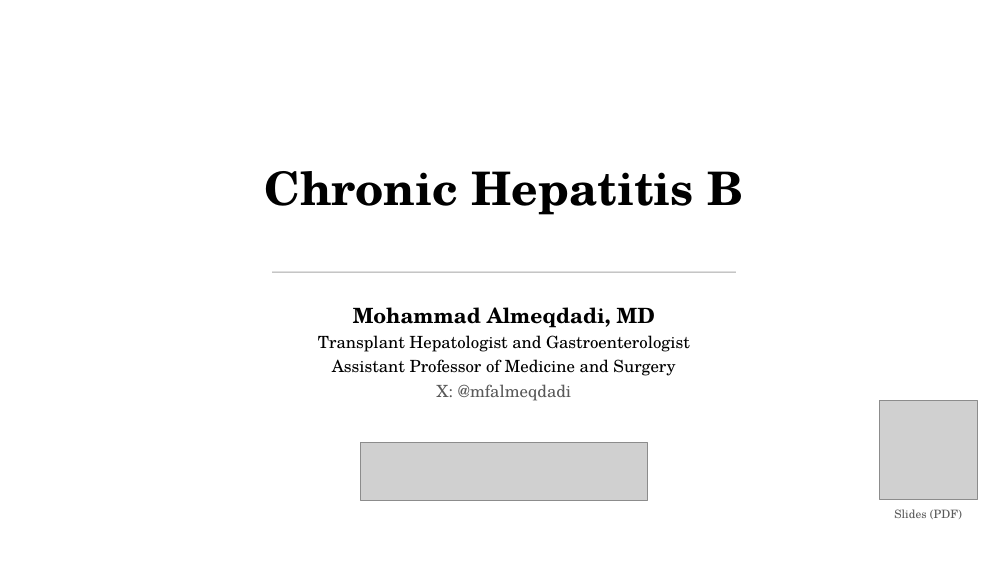
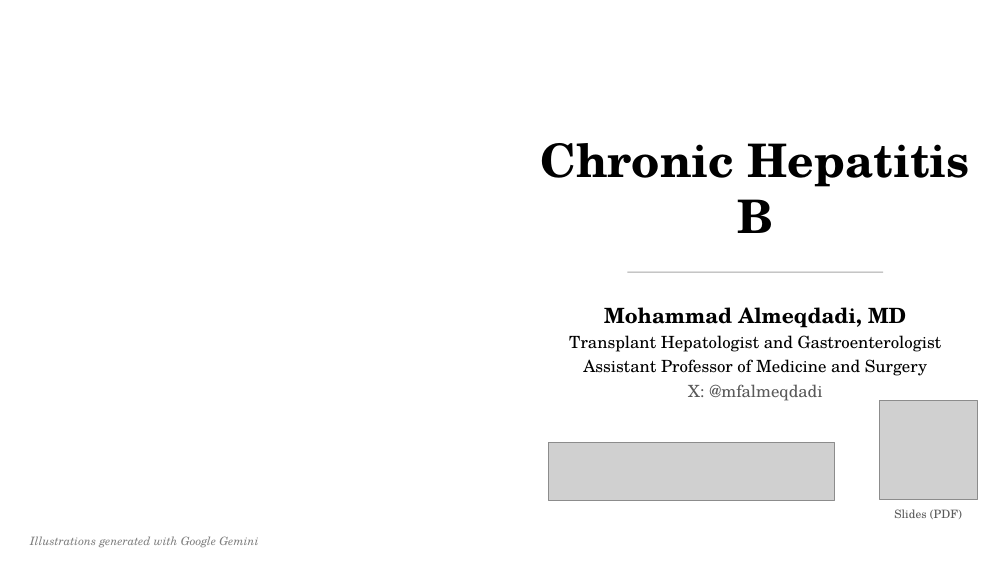
Before and after one commit to qaddodi/mohammad-almeqdadi-lectures, a slide deck: slide 1 of lectures/chronic-hepatitis-b/Chronic Hepatitis B.pptx. Drawn at 1008x567 pixels with LibreOffice and Linux fonts; fonts in the diff are those of the drawing; grey boxes stand for pictures; background and template pictures are left out. Boxes give left, top, right and bottom in pixels: in the first picture for what was removed or moved away, otherwise in the second. Text is boxed around its words. In the diff, an @@ line names an element or a change of style, - is before the commit and + after.

```diff
--- a/lectures/chronic-hepatitis-b/Chronic Hepatitis B.pptx
+++ b/lectures/chronic-hepatitis-b/Chronic Hepatitis B.pptx
@@ text "Chronic Hepatitis B" rewrapped from [264, 171, 743, 215] to [540, 143, 970, 233] @@
@@ line removed from (272, 272) to (736, 272) @@
@@ line added from (628, 272) to (883, 272), #A6A6A6 1 pt @@
@@ text "Mohammad Almeqdadi, MD": place and size @@
-text "Mohammad Almeqdadi, MD" at [318, 307, 690, 401]
+text "Mohammad Almeqdadi, MD" at [569, 307, 942, 401]
@@ picture: place and size @@
-picture at [361, 442, 647, 501]
+picture at [548, 442, 835, 501]
@@ text added at [30, 536, 258, 547], 11 pt, text #7F7F7F, italic @@
+Illustrations generated with Google Gemini
```
Also in this commit, not shown: 4 other slides changed, 10 other files.
